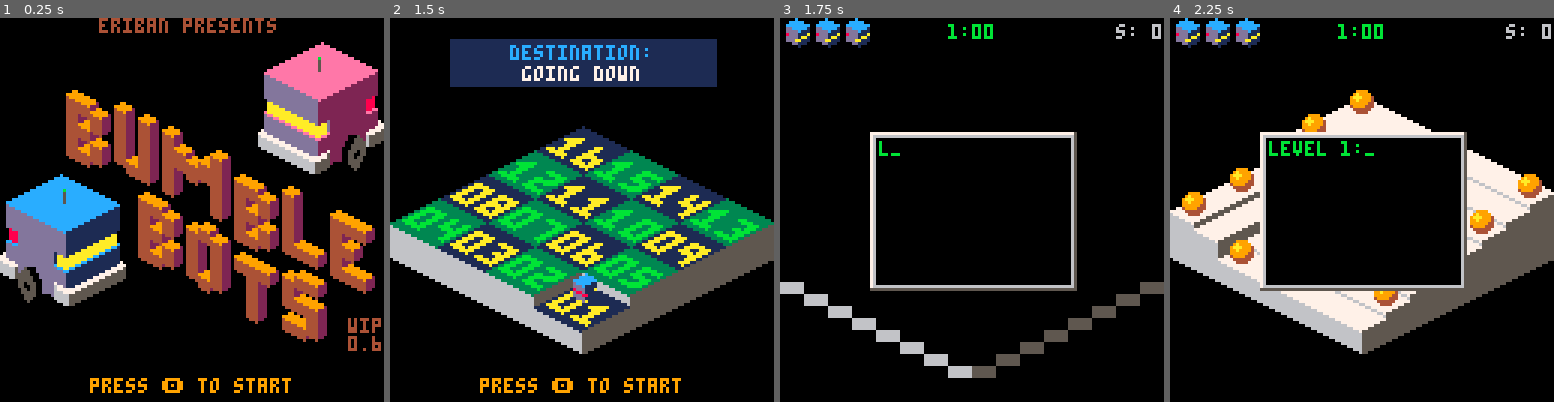
Above: before the commit, frames 1-4 (left to right).
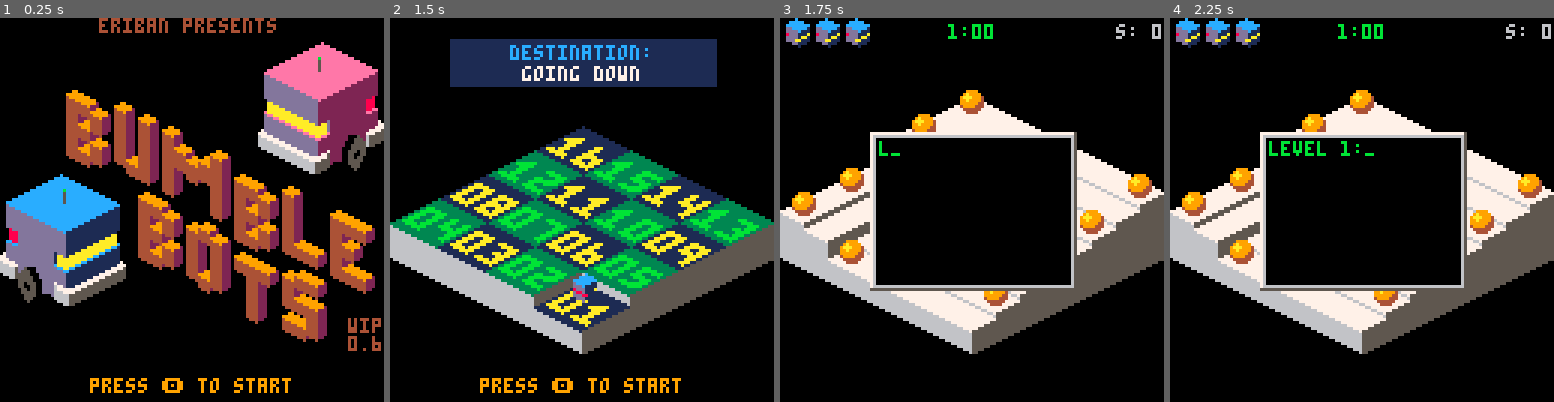
Above: after the commit, the same moments.

Repository: erwinbonsma/BumbleBotsPico8
Game: PICO-8 cartridge rolmops.p8
Two runs of this game, one before a commit and one after it. Both use one fixed random seed, a clock stepped at 60 frames per second and the inputs below.
Inputs:
- Up to frame 1 (0.25 s): no input
- Up to frame 2 (1.5 s): tap O (Z key) at 0.7 s
- Up to frame 3 (1.75 s): hold Right from 1.6 s (still down); tap O (Z key) at 1.7 s
- Up to frame 4 (2.25 s): release Right at 2.1 s; tap O (Z key) at 2.1 s; hold Up from 2.15 s (still down)

Frames 1-2 are identical in both runs. In frame 3, 23% of the frame differs, in the area x 0-100%, y 18-94%; in frame 4, nothing differs.

Commit message:
Added level "Seasick"
Changed level reset. It now only leaves passive movers (i.e. boxes) in place. This way, can continue new level after dying. Changed other box levels to use hard reset, where this was not already done.
Renamed level "The race" to "Aquatic Race".
Changed "watch your step" death message to "system went down".

Diff:
--- a/rolmops.p8
+++ b/rolmops.p8
@@ -37,14 +37,14 @@
   name="telerium",
   packed="map_def={8,8,8,8,1,120},objects={{5,2},{2,5},{7,5},{5,7},{9,5},{5,9},{2,2,1,6,5},{9,2,2,6,6},{2,9,3,5,5},{9,9,4,5,6}},movers={{7,7},{3,3}}"
  },{
-  name="the race",
+  name="aquatic race",
   packed="map_def={0,0,8,8,1,-35},objects={{2,2},{9,2},{2,9},{9,9},{5,3},{8,5},{6,8},{3,6}},movers={{5,5}}"
  },{
   name="mind the gap",
-  packed="map_def={16,0,8,8,1,120},objects={{3,3},{8,3},{3,8},{8,8},{3,4,6},{4,3,6},{4,4,6},{5,3,6}},movers={{6,6},{2,2},{4,6,1},{4,7,1},{6,5,1},{8,5,1}}"
+  packed="map_def={16,0,8,8,1,-120},objects={{3,3},{8,3},{3,8},{8,8},{3,4,6},{4,3,6},{4,4,6},{5,3,6}},movers={{6,6},{2,2},{4,6,1},{4,7,1},{6,5,1},{8,5,1}}"
  },{
   name="beam me up",
-  packed="map_def={16,8,7,5,1,120},objects={{2,2},{2,3,1,8,2},{4,3,2,6,4},{6,3,3,4,4},{6,2,4,8,3},{4,2,6,1}},movers={{5,6},{5,5,1}}"
+  packed="map_def={16,8,7,5,1,-120},objects={{2,2},{2,3,1,8,2},{4,3,2,6,4},{6,3,3,4,4},{6,2,4,8,3},{4,2,6,1}},movers={{5,6},{5,5,1}}"
  },{
   name="tea party",
   packed="map_def={24,8,8,8,1,-240},objects={{9,2},{9,3,6,10},{9,4,6,10},{8,4,6,10},{9,7,1,9,9}},movers={{2,9},{2,2},{3,2},{2,8,1},{3,8,1},{4,8,1},{5,8,1},{6,8,1},{7,8,1},{8,8,1},{9,8,1}}"
@@ -60,7 +60,10 @@
  },{
   name="ic trouble",
   packed="map_def={16,16,8,8,1,-180},objects={{4,3},{8,4},{7,8},{3,7},{3,3,1,4,5},{8,3,5,6,4},{3,8,3,5,7},{8,8,4,7,6}},movers={{9,9},{2,2},{9,2},{6,2,2},{2,5,2},{9,6,2},{5,9,2}}",
- },
+ },{
+  name="seasick",
+  packed="map_def={24,24,8,8,1,180},objects={{2,2},{9,2},{2,9},{9,9},{3,3,1,6,5},{8,3,2,6,6},{8,8,3,5,6},{3,8,4,5,5}},movers={{5,8},{4,2},{7,2},{3,2,2},{2,3,2},{8,2,2},{9,3,2},{2,8,2},{3,9,2},{9,8,2},{8,9,2}}"
+ }
  --[[
  {
   name="wip",
@@ -600,7 +603,7 @@
 
 function new_cartdata_mgr()
  local me={}
- local vmajor=2
+ local vmajor=1
  local vminor=0
 
  --init
@@ -1469,7 +1472,7 @@
 
  if self.height<-50 then
   game.signal_death(
-   "watch your step"
+   "system went down"
   )
  end
 end --player:update
@@ -1686,6 +1689,10 @@
 function box:destroy()
  mover.destroy(self)
  lvl:box_destroyed(self)
+end
+
+function box:freeze()
+ --void. does not apply to box
 end
 
 function box:can_enter(unit)
@@ -2000,6 +2007,7 @@
  o.num_boxes_to_remove=0
  o.num_boxes_removed=0
  o.objects={}
+ o.movers={}
 
  --invoke abstract init_map()
  o.map_model=o:init_map()
@@ -2037,11 +2045,12 @@
 end
 
 function baselevel:reset()
- --destroy movers
+ --destroy active movers
  for mover in all(self.movers) do
-  mover:destroy()
- end
- self.movers={}
+  if not mover.is_box then
+   mover:destroy()
+  end
+ end
  self.player=nil
 
  --reset objects
@@ -2168,9 +2177,14 @@
 
  o.initial_score=score
 
- for object_specs in all(o.def.objects) do
+ for spec in all(o.def.objects) do
   o:add_object_from_specs(
-   object_specs
+   spec
+  )
+ end
+ for spec in all(o.def.movers) do
+  o:add_mover_from_specs(
+   spec,true
   )
  end
 
@@ -2229,25 +2243,27 @@
 end
 
 function level:add_mover_from_specs(
- specs
+ specs,passive
 )
- if not self.player then
-  self.player=player:new()
-  self:add_mover(specs,self.player)
- else
-  local mover_type=specs[3]
-  if not mover_type then
-   local enemy=enemy:new(
-    self.player
-   )
-   self:add_mover(specs,enemy)
-  elseif mover_type<=2 then
+ local mover_type=specs[3]
+ if passive and mover_type then
+  if mover_type<=2 then
    local box=box:new(mover_type)
    self:add_mover(specs,box)
    if mover_type==2 then
     self.num_boxes_to_remove+=1
    end
   end
+ elseif not (passive or mover_type) then
+  if not self.player then
+   self.player=player:new()
+   self:add_mover(specs,self.player)
+  else
+   local enemy=enemy:new(
+    self.player
+   )
+   self:add_mover(specs,enemy)
+  end
  end
 end
 
@@ -2262,7 +2278,7 @@
 function level:start()
  for mover_specs in all(self.def.movers) do
   self:add_mover_from_specs(
-   mover_specs
+   mover_specs,false
   )
  end
 
@@ -2516,6 +2532,7 @@
 
  function init_level()
   lvl=level:new(me.level_num)
+  lvl:update()
  end
 
  function me.next_level()
@@ -3029,12 +3046,12 @@
 617a727a727a727a0000000000000000a098b090b09098a05c5b595959595959000000000000000000000000000000000000000000000000000000000000000000000000000000000000000000000000000000000000000000000000000000000000000000000000000000000000000000000000000000000000000000000000
 61606060606060606000000000000000a0a8a0a0a0a0a8a05c5b585858585858000000000000000000000000000000000000000000000000000000000000000000000000000000000000000000000000000000000000000000000000000000000000000000000000000000000000000000000000000000000000000000000000
 08080808080808080e0e08080808080800000000000000000000000000000000000000000000000000000000000000000000000000000000000000000000000000000000000000000000000000000000000000000000000000000000000000000000000000000000000000000000000000000000000000000000000000000000
-08080808080808080e0e0808080a0a0800000000000000000000000000000000000000000000000000000000000000000000000000000000000000000000000000000000000000000000000000000000000000000000000000000000000000000000000000000000000000000000000000000000000000000000000000000000
+08080808080808080e0e0808080a0a080000000000000000000a000000000a00000000000000000000000000000000000000000000000000000000000000000000000000000000000000000000000000000000000000000000000000000000000000000000000000000000000000000000000000000000000000000000000000
 08080808080808080e0e08080808080800000000000000000000000000000000000000000000000000000000000000000000000000000000000000000000000000000000000000000000000000000000000000000000000000000000000000000000000000000000000000000000000000000000000000000000000000000000
 08080808080808080e0e080808080a0800000000000000000000000000000000000000000000000000000000000000000000000000000000000000000000000000000000000000000000000000000000000000000000000000000000000000000000000000000000000000000000000000000000000000000000000000000000
 08080808080808080e0e08080808080800000000000000000000000000000000000000000000000000000000000000000000000000000000000000000000000000000000000000000000000000000000000000000000000000000000000000000000000000000000000000000000000000000000000000000000000000000000
 08080808080808080e0e08080a080a0800000000000000000000000000000000000000000000000000000000000000000000000000000000000000000000000000000000000000000000000000000000000000000000000000000000000000000000000000000000000000000000000000000000000000000000000000000000
-08080808080808080e0e08080808080800000000000000000000000000000000000000000000000000000000000000000000000000000000000000000000000000000000000000000000000000000000000000000000000000000000000000000000000000000000000000000000000000000000000000000000000000000000
+08080808080808080e0e0808080808080000000000000000000a000000000a00000000000000000000000000000000000000000000000000000000000000000000000000000000000000000000000000000000000000000000000000000000000000000000000000000000000000000000000000000000000000000000000000
 08080808080808080e0e0e0e0e0e0e0e00000000000000000000000000000000000000000000000000000000000000000000000000000000000000000000000000000000000000000000000000000000000000000000000000000000000000000000000000000000000000000000000000000000000000000000000000000000
 
 
